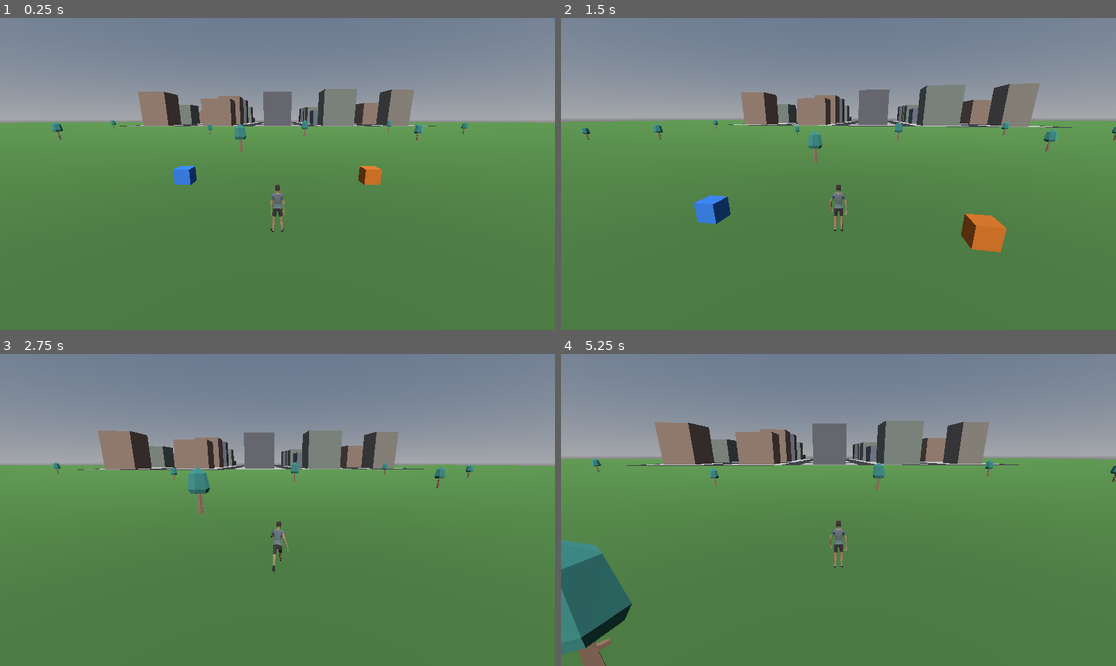
Above: before the commit, frames 1-4 (two rows, left to right).
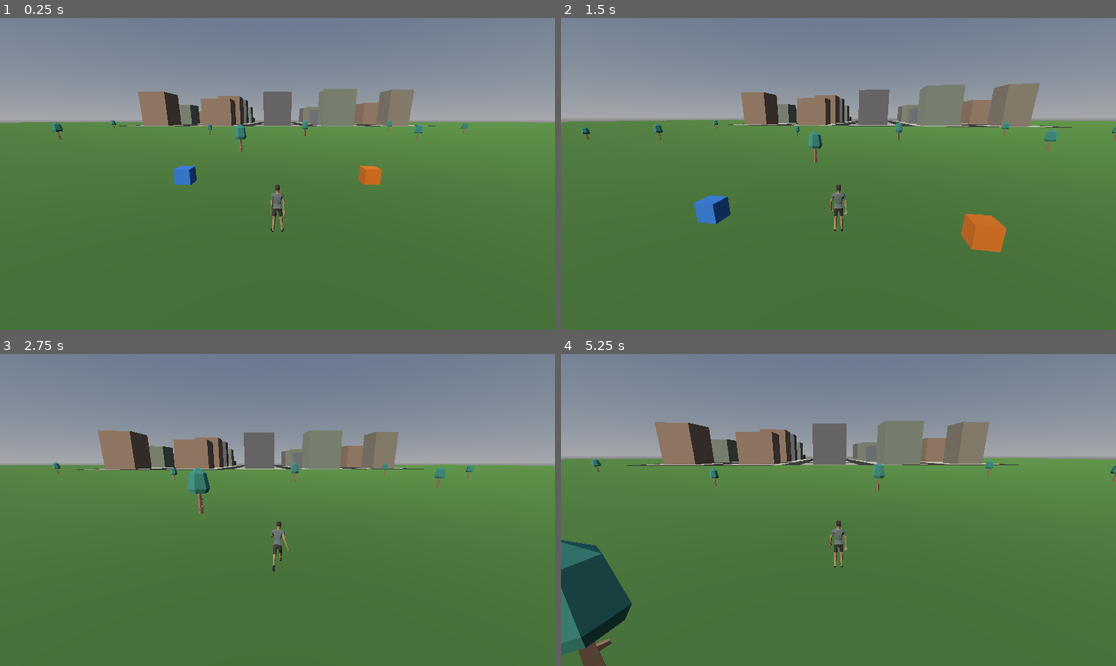
Above: after the commit, the same moments.

Repository: BigBang1010101010/game12
Game: Godot game, scene res://scenes/main.tscn
Two runs of this game, one before a commit and one after it. Both use one fixed random seed, a clock stepped at 60 frames per second and the inputs below.
Inputs (mouse positions are in pixels of both pictures, inside the frame that each line leads up to):
- Up to frame 1 (0.25 s): no input
- Up to frame 2 (1.5 s): tap Enter at 0.5 s; move the mouse to (866, 174) at 0.52 s; hold E (interact) 0.53-1.28 s; hold W (move_forward) from 0.53 s (still down); click (866, 174) at 0.67 s; tap Space (jump) at 0.77 s; move the mouse to (810, 174) at 1.27 s; tap Shift at 1.35 s
- Up to frame 3 (2.75 s): keep holding W (move_forward); tap Space (jump) at 1.52 s; move the mouse to (288, 503) at 2.02 s; hold E (interact) from 2.03 s (still down)
- Up to frame 4 (5.25 s): keep holding W (move_forward); move the mouse to (832, 516) at 2.77 s; release E (interact) at 2.78 s; tap Shift at 2.85, 4.35 s; click (832, 516) at 2.92 s; tap Space (jump) at 3.02, 3.77, 4.52 s; move the mouse to (877, 513) at 3.52 s; hold E (interact) 3.53-4.28 s; move the mouse to (794, 506) at 4.27 s; move the mouse to (844, 510) at 5.02 s; hold E (interact) from 5.03 s (still down); click (844, 510) at 5.17 s

The runs differ from the first frame. In frame 1, 0.7% of the frame differs, in the area x 9-84%, y 22-69%; in frame 2, 1.2%; in frame 3, 0.8%; in frame 4, 3.7%, in the area x 0-100%, y 21-100%.

Commit message:
Add a 30-minute day/night cycle as an autoload
New scripts/day_night_cycle.gd (autoload DayNightCycle) advances a
normalised time_of_day in [0,1) - 0 midnight, 0.25 sunrise, 0.5 noon,
0.75 sunset - over CYCLE_DURATION_SECONDS of real time, rotating the
scene's DirectionalLight3D through a full sweep and blending the light
colour/energy and the WorldEnvironment's ambient light between day, dusk
and night. Dawn and dusk are smoothstep ramps, not switches.

It binds to whatever scene is loaded (finding the light and environment
by type, re-binding when the scene changes) and no-ops in scenes that
have neither, so it does not depend on the character or the main scene's
node layout. process_mode is ALWAYS so it keeps running while the game
is paused, which the inventory will need.

Exposes for other systems: time_of_day, get_hour(), get_clock_string(),
is_night(), get_days_elapsed(), the day_passed signal,
game_hours_per_real_second() so systems that accumulate game time stay
locked to this cycle rather than keeping their own rate, plus
advance_seconds() and skip_to() so the cycle can be driven directly
(by sleeping, and by tests) instead of only in real time.

Verified:
- CYCLE_DURATION_SECONDS is 1800s, and driving the same advance_seconds()
  that _process uses takes a measured 1801s (one step of overshoot) for
  the clock to wrap once: 30.02 real minutes, not an unmeasured guess.
- game_hours_per_real_second() = 0.013333, exactly 24/1800.
- Sampled across the cycle: sun pitch 0 deg at sunrise, -90 at noon,
  -180 at sunset, +90 at midnight; energy 1.000 through the day, 0.714
  and warm orange (1.00,0.55,0.25) at both horizon crossings, 0.080 and
  blue (0.45,0.55,0.90) at midnight; ambient energy 0.300 by day down to
  0.080 at night.
- Largest light-energy change between adjacent 0.5% steps of the cycle is
  0.0348, i.e. gradual throughout with no hard cuts.
- Rendered noon/sunset/night screenshots showing the progression.

Diff:
--- a/project.godot
+++ b/project.godot
@@ -51,6 +51,7 @@
 
 [autoload]
 
+DayNightCycle="*res://scripts/day_night_cycle.gd"
 InteractionUI="*res://scripts/interaction_ui.gd"
 
 [rendering]
--- /dev/null
+++ b/scripts/day_night_cycle.gd
@@ -0,0 +1,174 @@
+extends Node
+
+## Autoload driving a full day/night cycle and exposing the in-game clock that
+## other systems (energy, sleeping) read and write.
+##
+## The cycle is expressed as a single normalised value, `time_of_day`, in
+## [0, 1): 0.0 = midnight, 0.25 = sunrise, 0.5 = noon, 0.75 = sunset. One full
+## turn takes CYCLE_DURATION_SECONDS of real time, which is deliberately
+## expressed as a named constant rather than a bare number so the "30 real
+## minutes" requirement is checkable in one place.
+##
+## It attaches to whatever scene is running: it looks up the current scene's
+## DirectionalLight3D and WorldEnvironment each time the scene changes, and
+## does nothing (rather than erroring) in scenes that have neither.
+
+## One complete day + night, in real seconds. 30 minutes: 15 of daylight and
+## 15 of darkness, with the sunrise/sunset transitions blended across the
+## boundaries rather than switching abruptly.
+const CYCLE_DURATION_SECONDS := 30.0 * 60.0
+
+## In-game hours per full cycle. Used to convert `time_of_day` into a clock
+## other systems can talk about in hours.
+const HOURS_PER_DAY := 24.0
+
+## Key points of the cycle, as fractions of it.
+const SUNRISE := 0.25
+const NOON := 0.5
+const SUNSET := 0.75
+
+## Light colour/energy at each phase. Interpolated between, so dawn and dusk
+## are gradients rather than cuts.
+const DAY_COLOR := Color(1.0, 0.97, 0.88)
+const DAY_ENERGY := 1.0
+const DUSK_COLOR := Color(1.0, 0.55, 0.25)
+const DUSK_ENERGY := 0.55
+const NIGHT_COLOR := Color(0.45, 0.55, 0.9)
+const NIGHT_ENERGY := 0.08
+
+const DAY_AMBIENT := Color(0.75, 0.8, 0.9)
+const DAY_AMBIENT_ENERGY := 0.3
+const NIGHT_AMBIENT := Color(0.1, 0.15, 0.3)
+const NIGHT_AMBIENT_ENERGY := 0.08
+
+## Normalised position in the cycle, [0, 1). Starts at mid-morning so a fresh
+## game begins in daylight rather than in the dark.
+var time_of_day: float = 0.35
+
+## Emitted once per crossing of midnight, for anything that counts days.
+signal day_passed
+
+var _light: DirectionalLight3D = null
+var _environment: Environment = null
+var _days_elapsed: int = 0
+
+func _ready() -> void:
+	process_mode = Node.PROCESS_MODE_ALWAYS # keeps running while the game is paused
+	get_tree().node_added.connect(_on_node_added)
+	call_deferred("_rebind")
+
+func _process(delta: float) -> void:
+	advance_seconds(delta)
+
+## Advances the clock by `seconds` of real time and re-applies the lighting.
+## Split out from _process so tests (and the sleep action) can drive the cycle
+## directly instead of waiting in real time.
+func advance_seconds(seconds: float) -> void:
+	var before := time_of_day
+	time_of_day = fposmod(time_of_day + seconds / CYCLE_DURATION_SECONDS, 1.0)
+	if time_of_day < before:
+		_days_elapsed += 1
+		day_passed.emit()
+	_apply()
+
+## Jumps the clock forward to a specific point in the cycle, returning how many
+## in-game hours were skipped. Used by sleeping.
+func skip_to(target_time_of_day: float) -> float:
+	var delta_fraction: float = fposmod(target_time_of_day - time_of_day, 1.0)
+	time_of_day = fposmod(target_time_of_day, 1.0)
+	_days_elapsed += 1
+	day_passed.emit()
+	_apply()
+	return delta_fraction * HOURS_PER_DAY
+
+## Current in-game hour, 0-24, for UI and for systems that think in hours.
+func get_hour() -> float:
+	return time_of_day * HOURS_PER_DAY
+
+## How many in-game hours one real second advances the clock. Systems that
+## accumulate game time (the awake timer) use this so they stay locked to the
+## same cycle instead of keeping their own independent rate.
+func game_hours_per_real_second() -> float:
+	return HOURS_PER_DAY / CYCLE_DURATION_SECONDS
+
+func is_night() -> bool:
+	return time_of_day < SUNRISE or time_of_day >= SUNSET
+
+func get_days_elapsed() -> int:
+	return _days_elapsed
+
+## "HH:MM" for display.
+func get_clock_string() -> String:
+	var hours: float = get_hour()
+	var h: int = int(hours)
+	var m: int = int((hours - float(h)) * 60.0)
+	return "%02d:%02d" % [h, m]
+
+func _on_node_added(node: Node) -> void:
+	if node is DirectionalLight3D or node is WorldEnvironment:
+		call_deferred("_rebind")
+
+## Finds the light and environment in whatever scene is currently loaded.
+func _rebind() -> void:
+	var scene := get_tree().current_scene
+	if not scene:
+		return
+	_light = _find_node_of_type(scene, "DirectionalLight3D")
+	var world_env := _find_node_of_type(scene, "WorldEnvironment")
+	_environment = (world_env as WorldEnvironment).environment if world_env else null
+	_apply()
+
+func _find_node_of_type(node: Node, type_name: String) -> Node:
+	if node.is_class(type_name):
+		return node
+	for c in node.get_children():
+		var found := _find_node_of_type(c, type_name)
+		if found:
+			return found
+	return null
+
+## Pushes the current time of day onto the light and the environment.
+func _apply() -> void:
+	if is_instance_valid(_light):
+		# The sun sweeps a full rotation per cycle around the world X axis,
+		# so it rises around SUNRISE, peaks at NOON and sets around SUNSET.
+		# Offset so that time_of_day = SUNRISE puts it on the horizon.
+		var sun_angle: float = (time_of_day - SUNRISE) * TAU
+		_light.rotation = Vector3(-sun_angle, deg_to_rad(-30.0), 0.0)
+		_light.light_color = _phase_color()
+		_light.light_energy = _phase_energy()
+
+	if _environment:
+		var night_blend: float = _night_blend()
+		_environment.ambient_light_color = DAY_AMBIENT.lerp(NIGHT_AMBIENT, night_blend)
+		_environment.ambient_light_energy = lerpf(DAY_AMBIENT_ENERGY, NIGHT_AMBIENT_ENERGY, night_blend)
+
+## 0.0 in full daylight, 1.0 in full night, ramping across dawn and dusk so
+## the change is gradual rather than a switch.
+func _night_blend() -> float:
+	# Distance from noon, as a fraction of half a cycle: 0 at noon, 1 at
+	# midnight. Smoothstep over the dawn/dusk quarters turns that into a soft
+	# ramp that is flat during the middle of day and night.
+	var from_noon: float = absf(_signed_distance(time_of_day, NOON)) * 2.0
+	return smoothstep(0.45, 0.85, from_noon)
+
+## How strongly the warm sunrise/sunset tint applies: peaks exactly at the
+## horizon crossings and falls off either side.
+func _dusk_blend() -> float:
+	var to_sunrise: float = absf(_signed_distance(time_of_day, SUNRISE))
+	var to_sunset: float = absf(_signed_distance(time_of_day, SUNSET))
+	var nearest: float = minf(to_sunrise, to_sunset)
+	return 1.0 - smoothstep(0.0, 0.09, nearest)
+
+func _phase_color() -> Color:
+	var base: Color = DAY_COLOR.lerp(NIGHT_COLOR, _night_blend())
+	return base.lerp(DUSK_COLOR, _dusk_blend())
+
+func _phase_energy() -> float:
+	var base: float = lerpf(DAY_ENERGY, NIGHT_ENERGY, _night_blend())
+	return lerpf(base, DUSK_ENERGY, _dusk_blend() * 0.6)
+
+## Shortest signed distance between two points on the [0,1) circle.
+func _signed_distance(a: float, b: float) -> float:
+	var d: float = fposmod(a - b, 1.0)
+	return d - 1.0 if d > 0.5 else d
